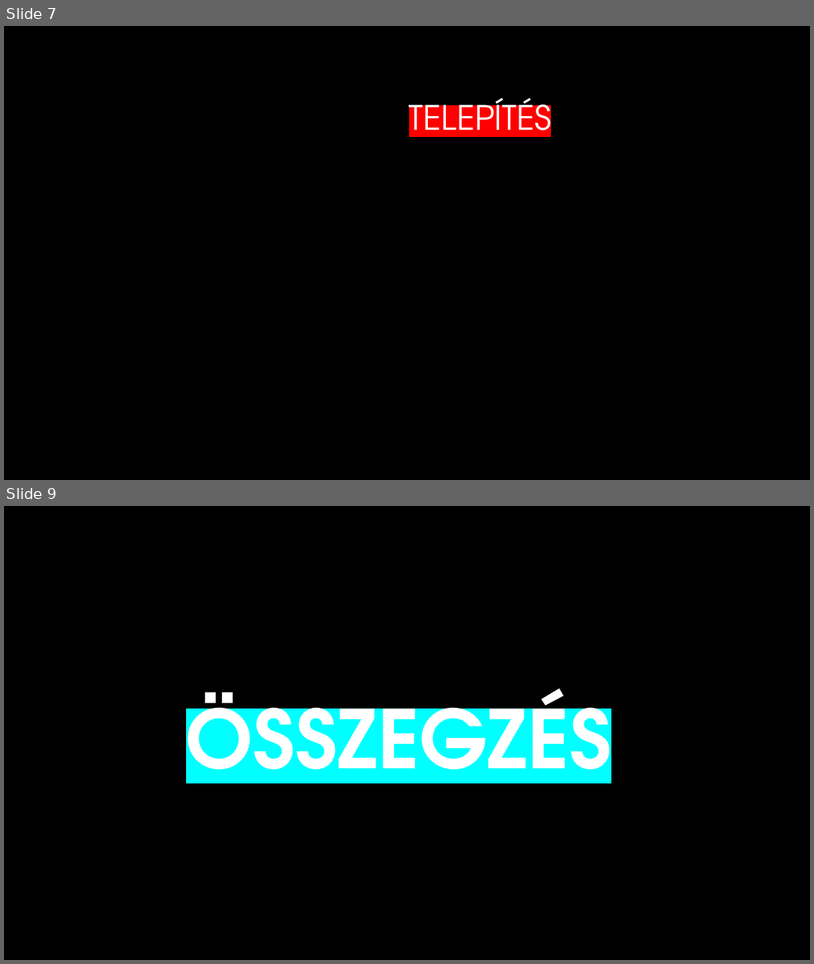
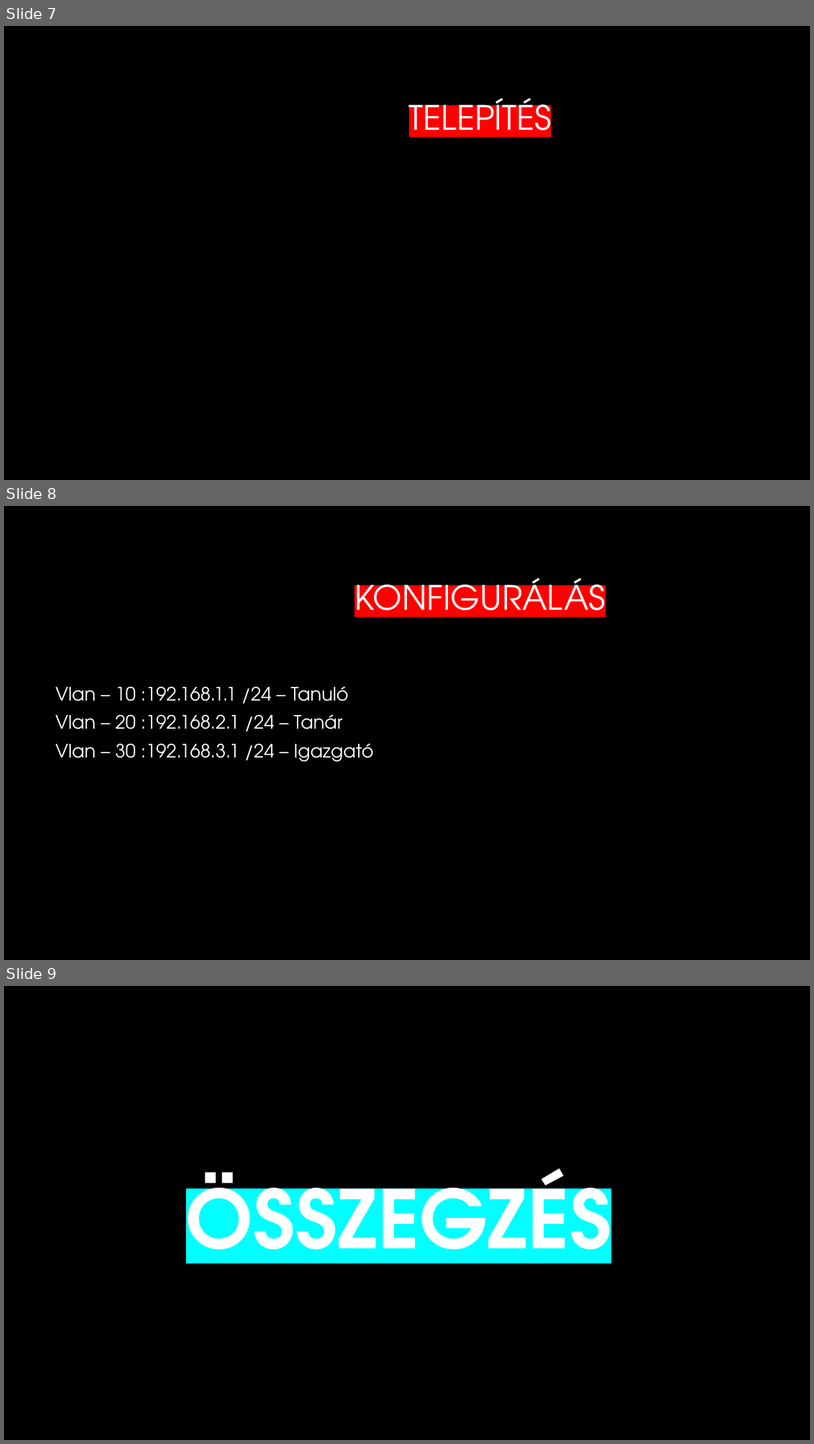
Before and after one commit to somogyib05/InterFaces, a slide deck: Projekt.pptx. Shown one above the other, each under a label of ours: slides 7 and 9 before the commit, slides 7, 8 and 9 after it; the slides between them are not shown. The pictures are 814x964 and 814x1444 pixels, drawn with LibreOffice and Linux fonts; fonts in the diff are those of the drawing; background and template pictures are left out. Boxes give left, top, right and bottom in pixels: in the first picture for what was removed or moved away, otherwise in the second. Text is boxed around its words. In the diff, an @@ line names an element or a change of style, - is before the commit and + after.

```diff
--- a/Projekt.pptx
+++ b/Projekt.pptx
@@ slide 8 added at [4,506,810,960], background #000000 @@
@@ title added at [355,575,606,626], 40 pt, text #FFFFFF @@
+KONFIGURÁLÁS
@@ text added at [55,686,374,762], 22 pt, text #FFFFFF @@
+Vlan – 10 :192.168.1.1 /24 – Tanuló
+Vlan – 20 :192.168.2.1 /24 – Tanár
+Vlan – 30 :192.168.3.1 /24 – Igazgató
```
Also in this commit, not shown: 1 slide removed.
